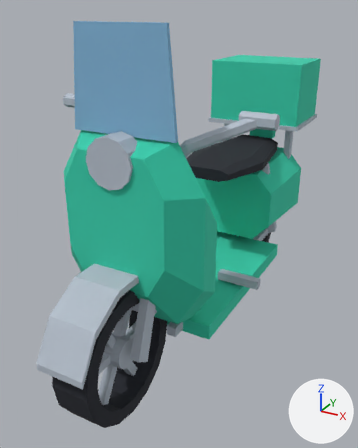
What one commit did to the glTF model packs/base/assets/models/bikes/step-through.glb.
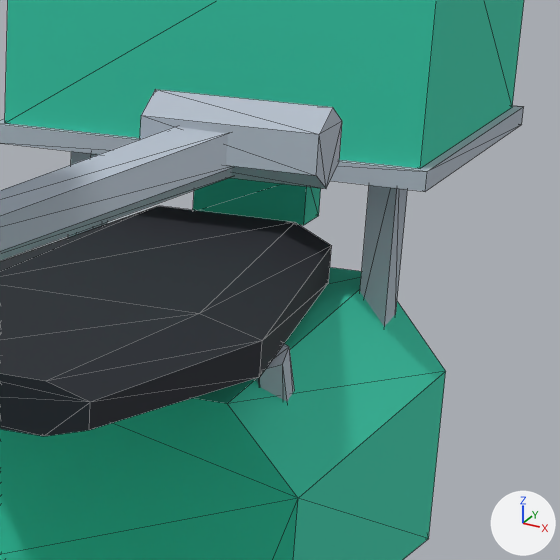
Old and new are each drawn whole from a camera (50 mm lens) standing at (0.894, -1.795, 1.371) and looking at (-0.048, -0.083, 0.515) and again close up on the part from 59% to 91% of the width and 21% to 46% of the height. Arrows for +X, +Y and +Z are at lower right; the lights stay in place. The last two pictures show the newer version. The close-ups show mesh edges as thin lines. Where no turn or scale is listed for an object, it has been applied to the vertices. Vertices at exactly the same position are counted once.

Objects in the first close-up: 'bike_body', 'fork_mesh'.
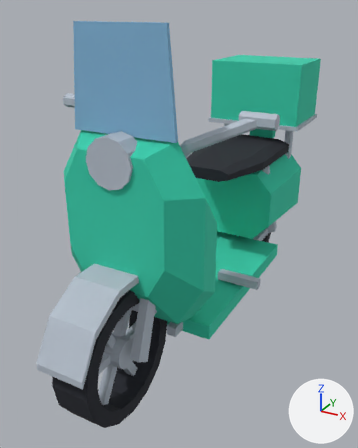
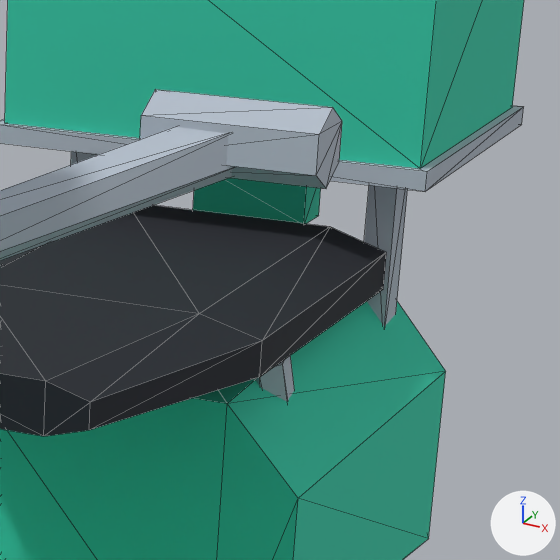
Location of each change, [x1, y1, x2, y2] in pixels of the close-ups (560 x 560 px; the box of a moved part takes in the faces that stretch with it):
part 1 of me_bike_body, moved or reshaped
    before: [0, 206, 331, 376]
    after: [0, 205, 386, 376]

What the commit changed:
me_bike_body has 262 vertices, 444 faces and spans x -0.32..0.32, y -0.62..0.96, z 0.22..1.33.
me_bike_body is used by ob_bike_body; location (0.0, 0.0, 0.0).
me_bike_body part 1: 8 vertices moved from x -0.12..0.12, y 0.68, z 0.66..0.74 to x -0.18..0.18, y 0.68, z 0.66..0.74.
